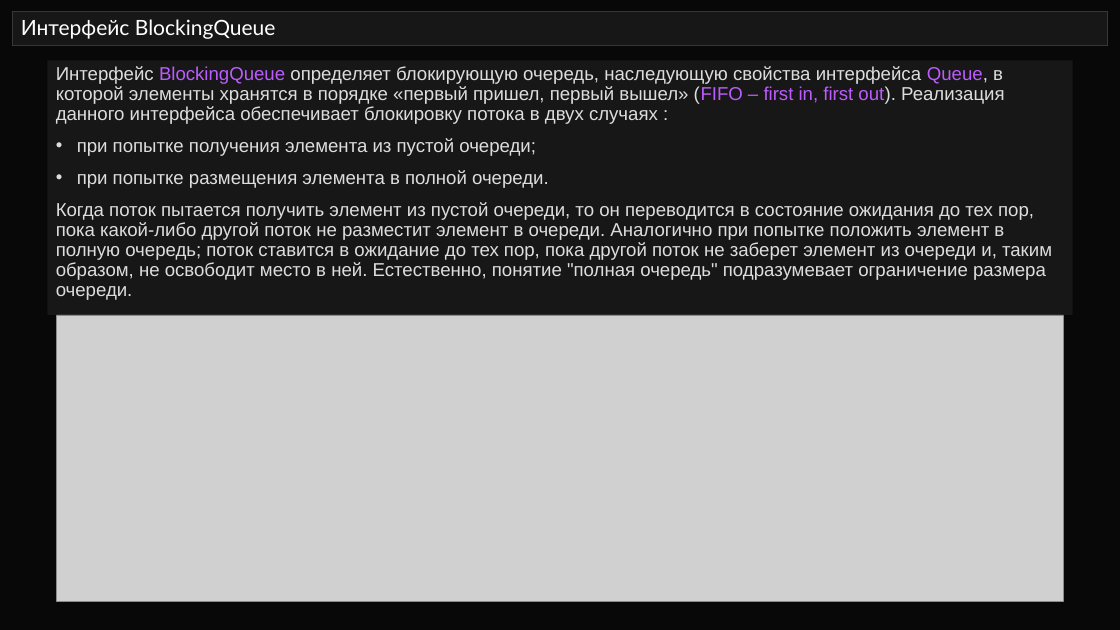
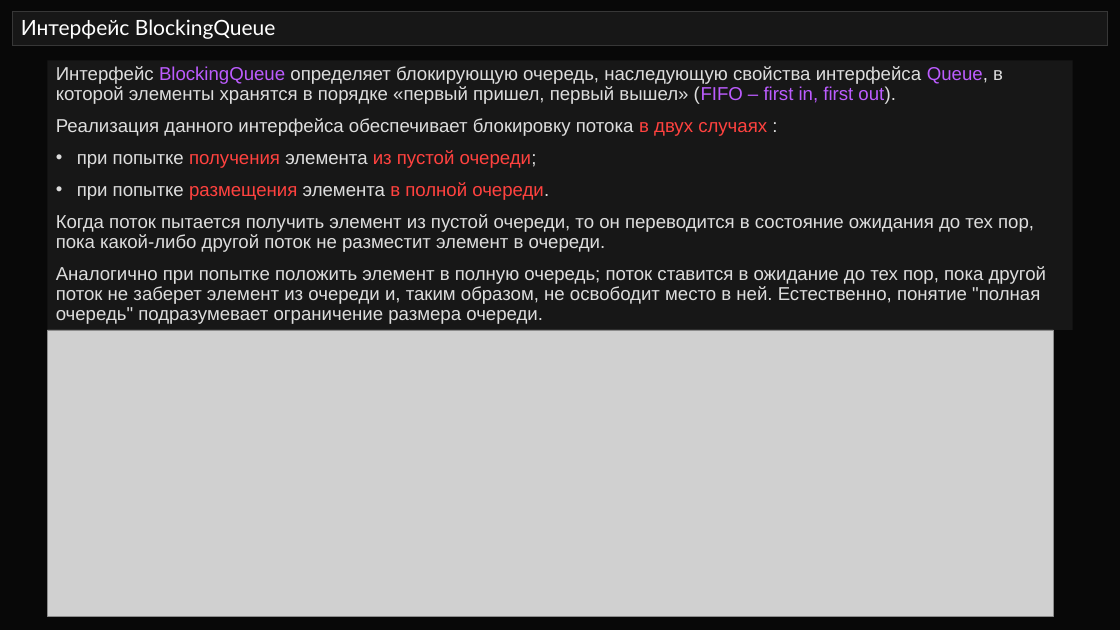
Before and after one commit to semusv/SIB_Concurrent, a slide deck: slide 16 of Concurrent_v1.pptx. Drawn at 1120x630 pixels with LibreOffice and Linux fonts; fonts in the diff are those of the drawing; grey boxes stand for pictures. Boxes give left, top, right and bottom in pixels: in the first picture for what was removed or moved away, otherwise in the second. Text is boxed around its words. In the diff, an @@ line names an element or a change of style, - is before the commit and + after.

Commit message:
очереди + начал синхронизаторы

```diff
--- a/Concurrent_v1.pptx
+++ b/Concurrent_v1.pptx
@@ rectangle "Интерфейс BlockingQueue определяет блокирующую очередь, ...": place and size @@
-rectangle "Интерфейс BlockingQueue определяет блокирующую очередь, ..." at box(47, 60, 1072, 315)
+rectangle "Интерфейс BlockingQueue определяет блокирующую очередь, ..." at box(47, 60, 1072, 330)
@@ text in rectangle at box(56, 66, 1003, 136): text changed @@
-Интерфейс BlockingQueue определяет блокирующую очередь, наследующую свойства интерфейса Queue, в которой элементы хранятся в порядке «первый пришел, первый вышел» (FIFO – first in, first out). Реализация данного интерфейса обеспечивает блокировку потока в двух случаях :
+Интерфейс BlockingQueue определяет блокирующую очередь, наследующую свойства интерфейса Queue, в которой элементы хранятся в порядке «первый пришел, первый вышел» (FIFO – first in, first out).
+Реализация данного интерфейса обеспечивает блокировку потока в двух случаях :
@@ text in rectangle at box(77, 150, 549, 200): text colour #DDDDDD to #FF423F in "получения из пустой очереди;", "размещения в полной очереди." @@
@@ text in rectangle at box(56, 214, 1046, 324): text changed @@
-Когда поток пытается получить элемент из пустой очереди, то он переводится в состояние ожидания до тех пор, пока какой-либо другой поток не разместит элемент в очереди. Аналогично при попытке положить элемент в полную очередь; поток ставится в ожидание до тех пор, пока другой поток не заберет элемент из очереди и, таким образом, не освободит место в ней. Естественно, понятие "полная очередь" подразумевает ограничение размера очереди.
+Когда поток пытается получить элемент из пустой очереди, то он переводится в состояние ожидания до тех пор, пока какой-либо другой поток не разместит элемент в очереди.
+Аналогично при попытке положить элемент в полную очередь; поток ставится в ожидание до тех пор, пока другой поток не заберет элемент из очереди и, таким образом, не освободит место в ней. Естественно, понятие "полная очередь" подразумевает ограничение размера очереди.
@@ picture: place and size @@
-picture at box(57, 315, 1064, 601)
+picture at box(47, 330, 1054, 616)
```
Also in this commit, not shown: 1 other slide changed, 7 slides added, 33 slides removed, 6 other files.
